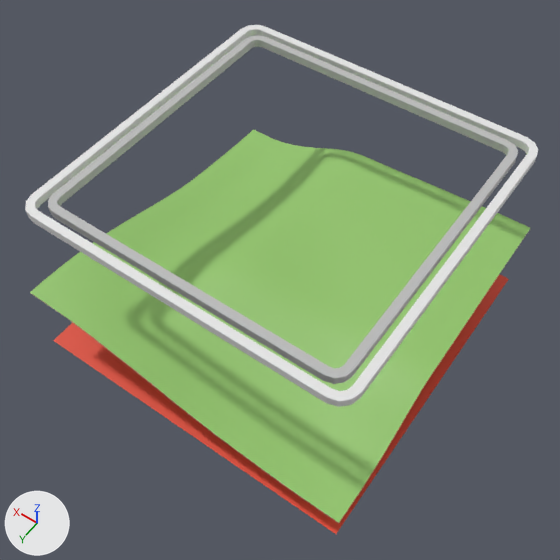
The Blender file blender/card-templates/1436-template.blend: old version first, new version second.
Before and after are seen from a 50 mm camera at (-17.2, 25.0, 37.8) aimed at (-0.3, 1.4, 0.7). Every picture has the same lights, and +X, +Y and +Z are marked at lower left.

The first picture shows 'Grass', 'Print Lines'.
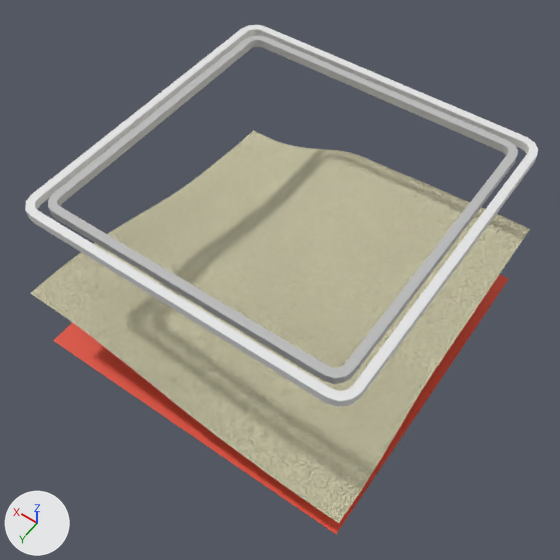
Where the change shows, as pixel boxes (x1, y1, x2, y2) in the pictures (560 x 560 px):
```json
{"object": "Grass", "change": "hidden", "before": [30, 129, 530, 522], "on screen": "green"}
{"object": "Sand", "change": "unchanged, uncovered by the edit", "before": [30, 231, 529, 523], "after": [30, 130, 530, 523]}
```

The change, as JSON lines over the scene's bpy script:
```json
{"op": "add", "block": "ob_grass", "code": "ob_grass.hide_set(True)"}
```
